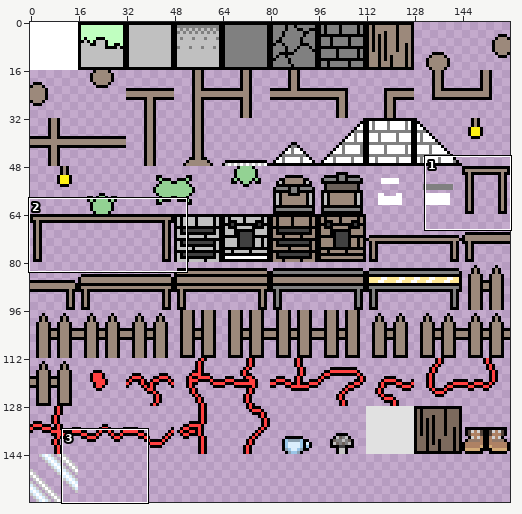
Two versions of one sprite sheet, Game1/Content/img/bg_tiles.png. The picture above shows the old version from afar; the outline marks the close-up.
Close-up. Before the edit:
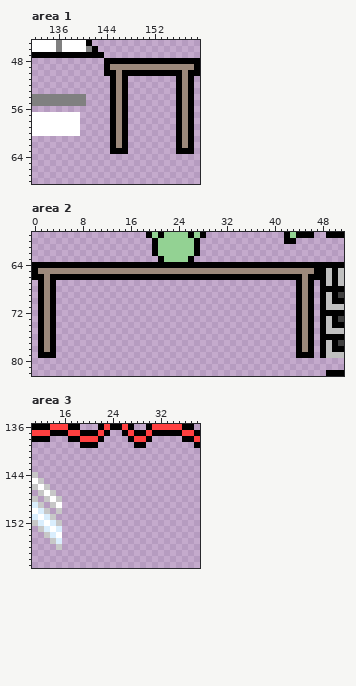
The file is 160x160 pixels. Shown: area 1: x 132..159, y 45..68; area 2: x 0..51, y 59..82; area 3: x 11..38, y 136..159.
And afterwards:
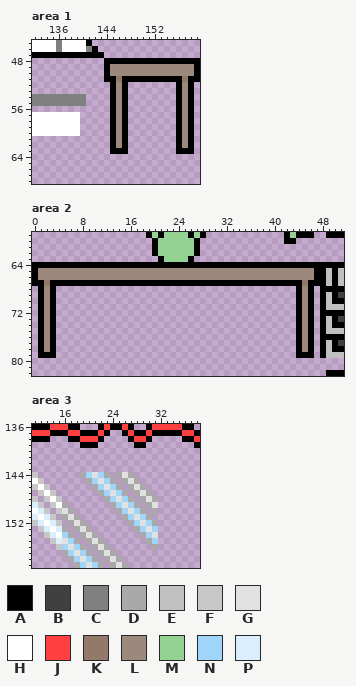
Palette (. is transparent): A #000000  B #404040  C #808080  D #a9a9a9  E #c0c0c0  F #c7c7c7  G #e1e1e1  H #ffffff  J #ff4040  K #927969  L #9c897b  M #93d293  N #a0d4f9  P #daeefd
The edit:
Changed rows in their new state; - is an unchanged pixel.
Area 1:
first column x 144:
50 -L-LLLLLLLLLL-L-
51 A-K-AAAAAAAA-K-A
Area 2:
first column x 0:
66 -L-LLLLLLLLLLLLLLLLLLLLLLLLLLLLLLLLLLLLLLLLLL-L-
67 A-K-AAAAAAAAAAAAAAAAAAAAAAAAAAAAAAAAAAAAAAAA-K-A
Area 3:
first column x 16:
144 ---DNGND-DGD----
145 ----DNGND-DGD---
146 -----DNGND-DGD--
147 ------DNGND-DGD-
148 -------DNGND-DGD
149 D-------DNGND-DG
150 GD-------DNGND-D
151 DGD-------DNGND-
152 -DGD-------DNGND
153 D-DGD-------DNGN
154 ND-DGD-------DNG
155 GND-DGD-------DN
156 NGND-DGD-------D
157 DNGND-DGD-------
158 -DNGND-DGD------
159 --DNGND-DGD-----
